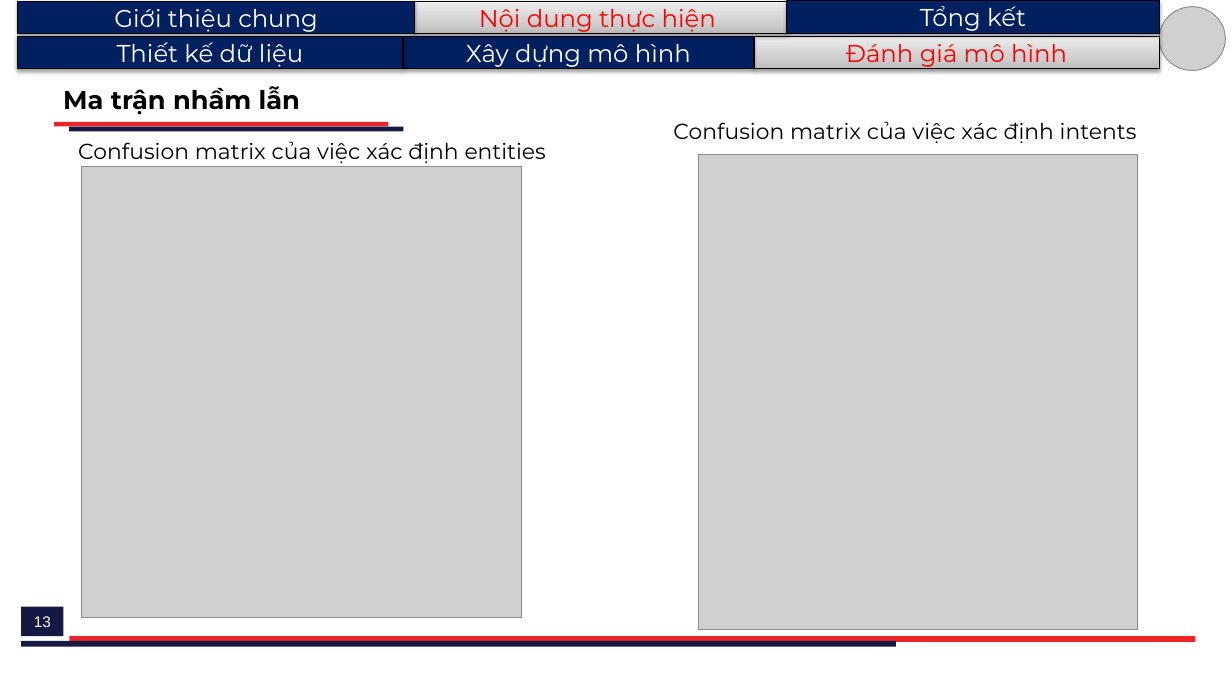
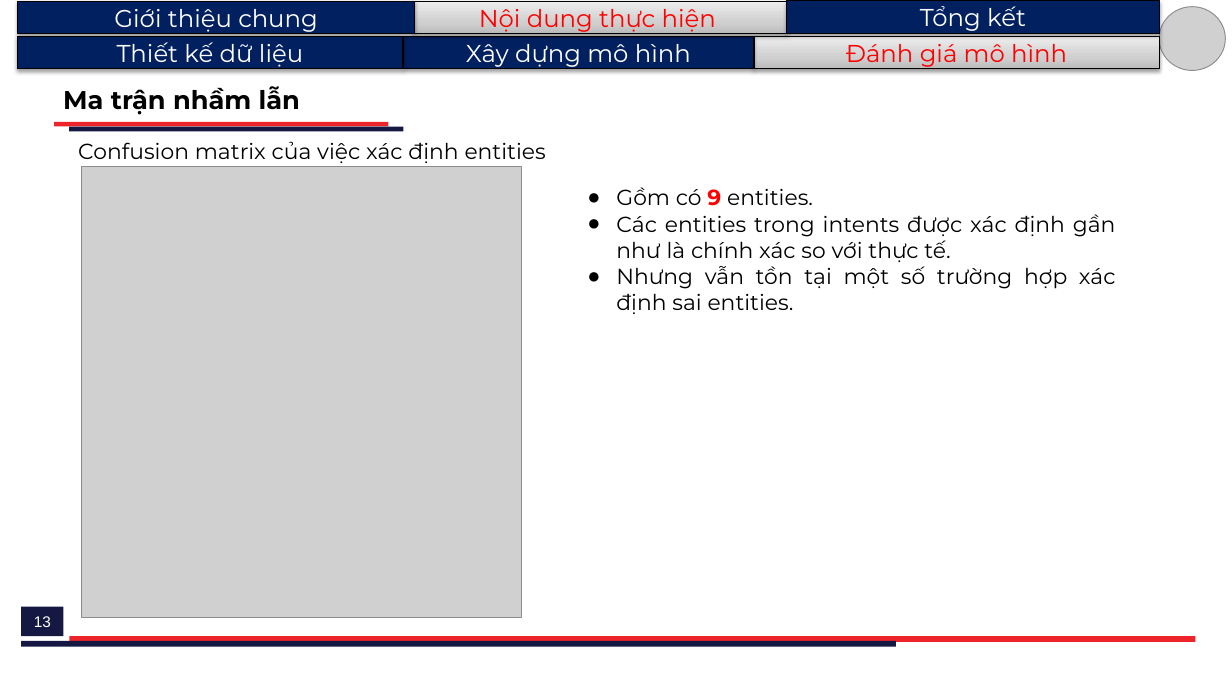
Before and after one commit to H4ll3y/Rasa-Consultant, a slide deck: slide 13 of doc/A37134_LeQuangHuy.pptx. Drawn at 1232x693 pixels with LibreOffice and Linux fonts; fonts in the diff are those of the drawing; grey boxes stand for pictures. Boxes give left, top, right and bottom in pixels: in the first picture for what was removed or moved away, otherwise in the second. Text is boxed around its words. In the diff, an @@ line names an element or a change of style, - is before the commit and + after.

```diff
--- a/doc/A37134_LeQuangHuy.pptx
+++ b/doc/A37134_LeQuangHuy.pptx
@@ text removed at [673, 121, 1137, 143] @@
-Confusion matrix của việc xác định intents
@@ picture removed at [699, 154, 1137, 629] @@
@@ text added at [616, 187, 1116, 314], 17 pt, text #000000 @@
+● Gồm có 9 entities.
+● Các entities trong intents được xác định gần như là chính xác so với thực tế.
+● Nhưng vẫn tồn tại một số trường hợp xác định sai entities.
```
Also in this commit, not shown: 6 other slides changed, 4 slides added, 2 other files.
